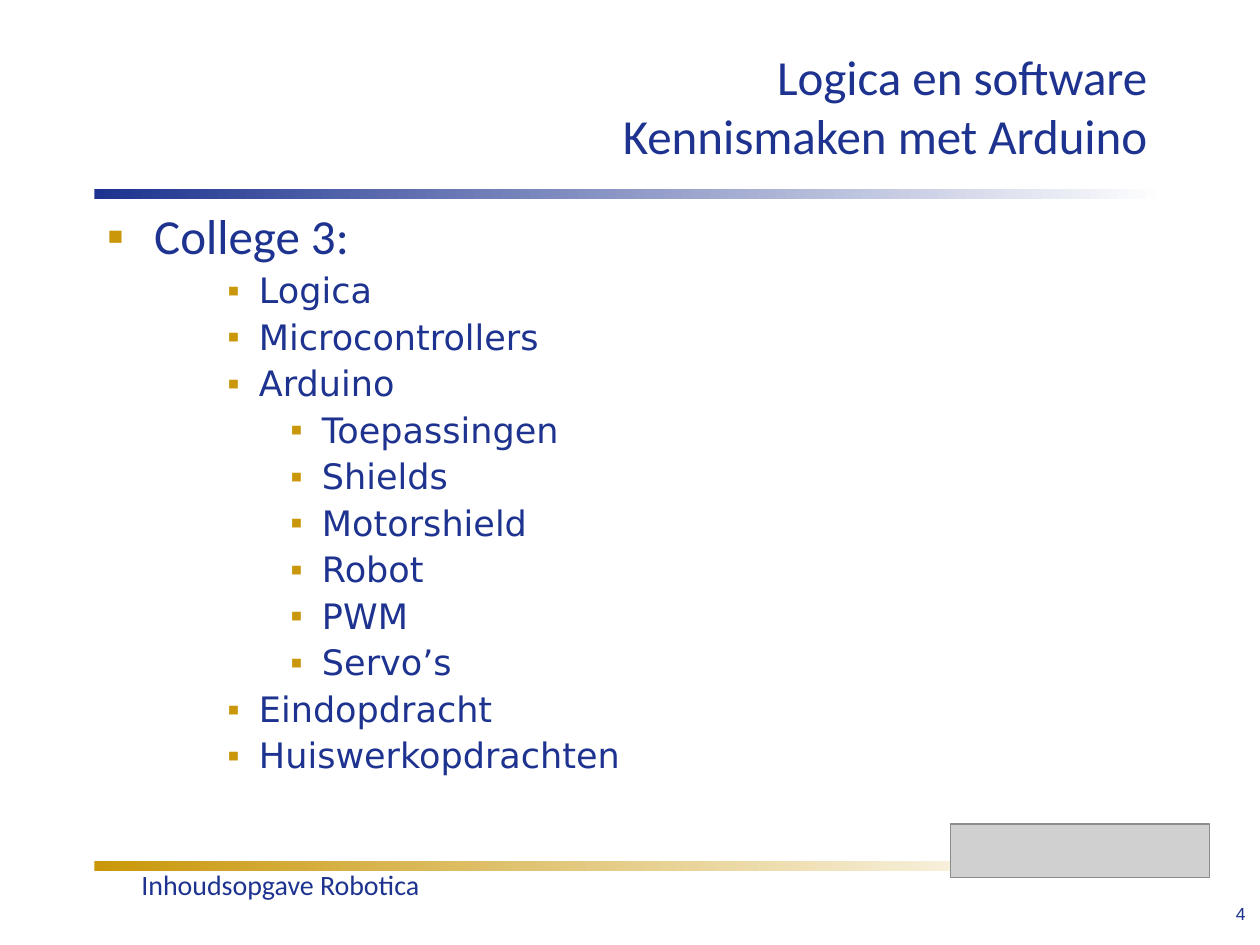
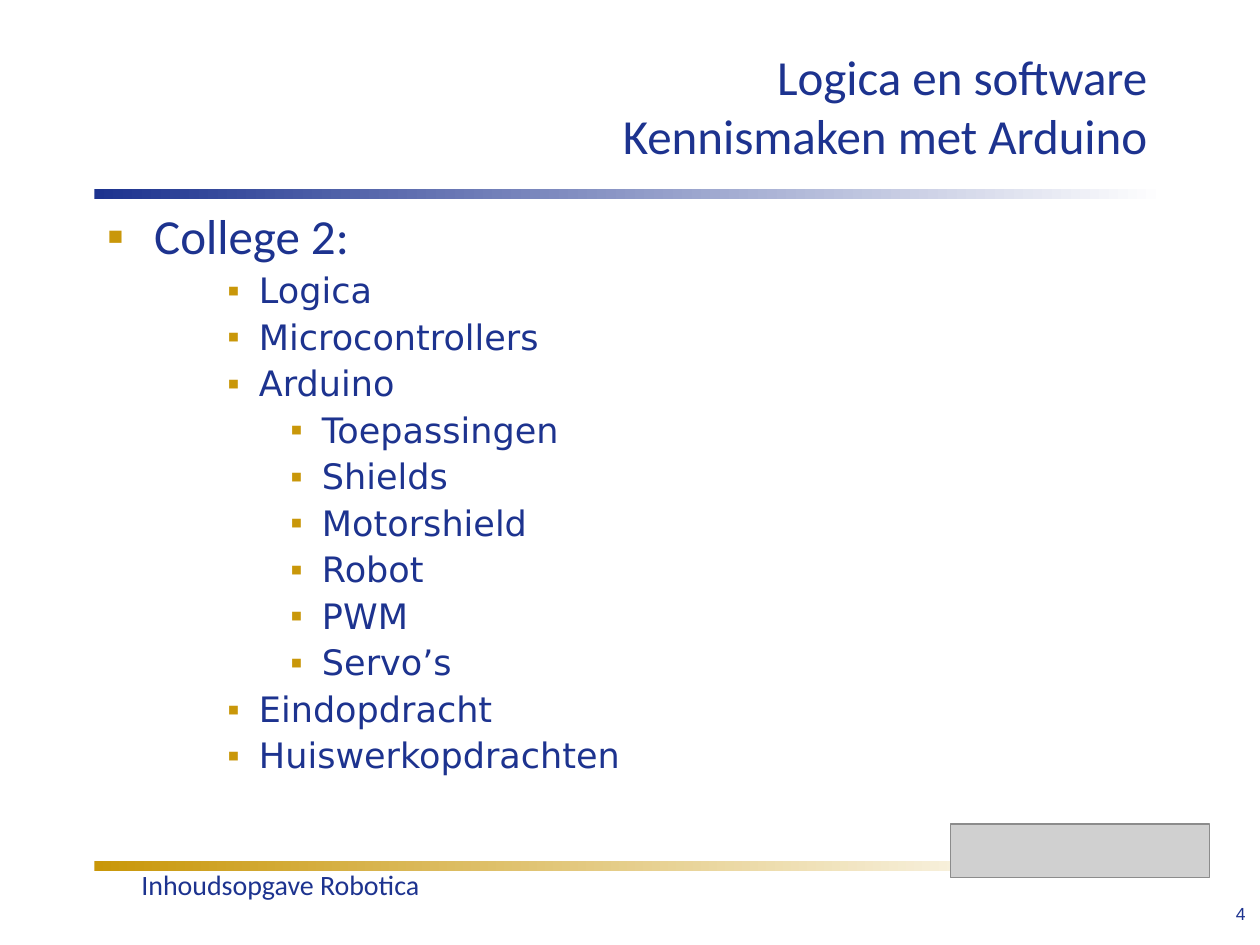
Before and after one commit to humiq/Greendevelopment, a slide deck: slide 5 of trunk/documents/Colleges/ISIROB Inhoudsopgave colleges 2012.ppt (slide 6 before the commit). Drawn at 1260x945 pixels with LibreOffice and Linux fonts; fonts in the diff are those of the drawing; grey boxes stand for pictures. Boxes give left, top, right and bottom in pixels: in the first picture for what was removed or moved away, otherwise in the second. Text is boxed around its words. In the diff, an @@ line names an element or a change of style, - is before the commit and + after.

```diff
--- a/trunk/documents/Colleges/ISIROB Inhoudsopgave colleges 2012.ppt
+++ b/trunk/documents/Colleges/ISIROB Inhoudsopgave colleges 2012.ppt
@@ text at (154,220,349,263): text changed @@
-▪ College 3:
+▪ College 2:
```
Also in this commit, not shown: 4 other slides changed, 2 other files.
